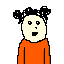
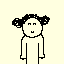
Layered file, before and after one edit (64×64). Changes by layer:
painted on "Background" over [0, 0, 64, 64]
added layer "sprite" over [0, 0, 64, 64]
